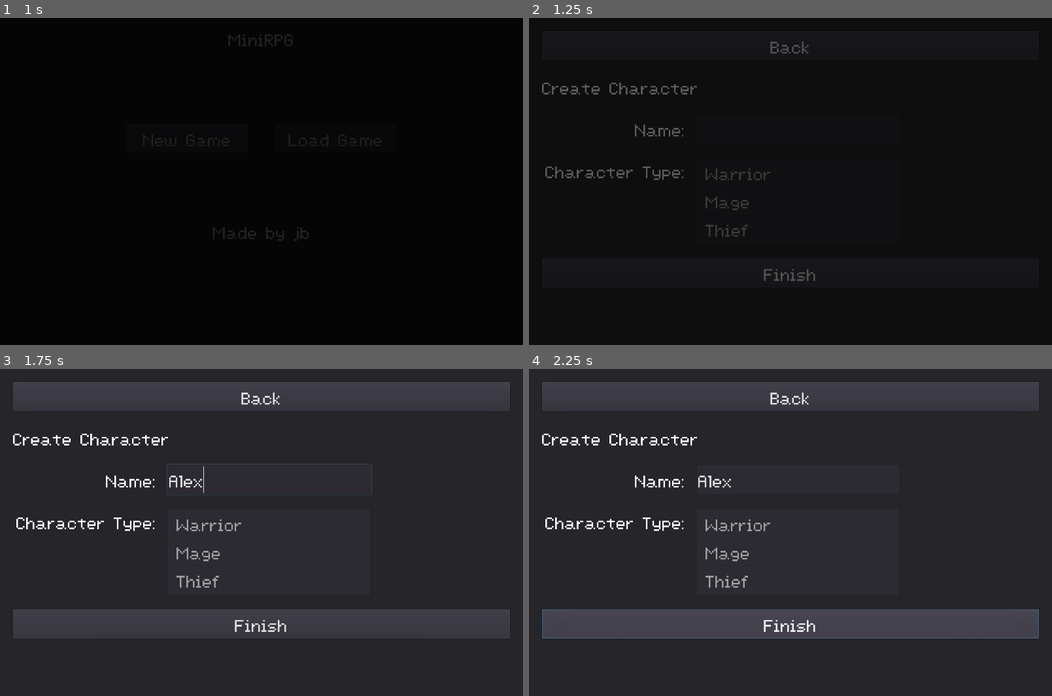
Above: before the commit, frames 1-4 (two rows, left to right).
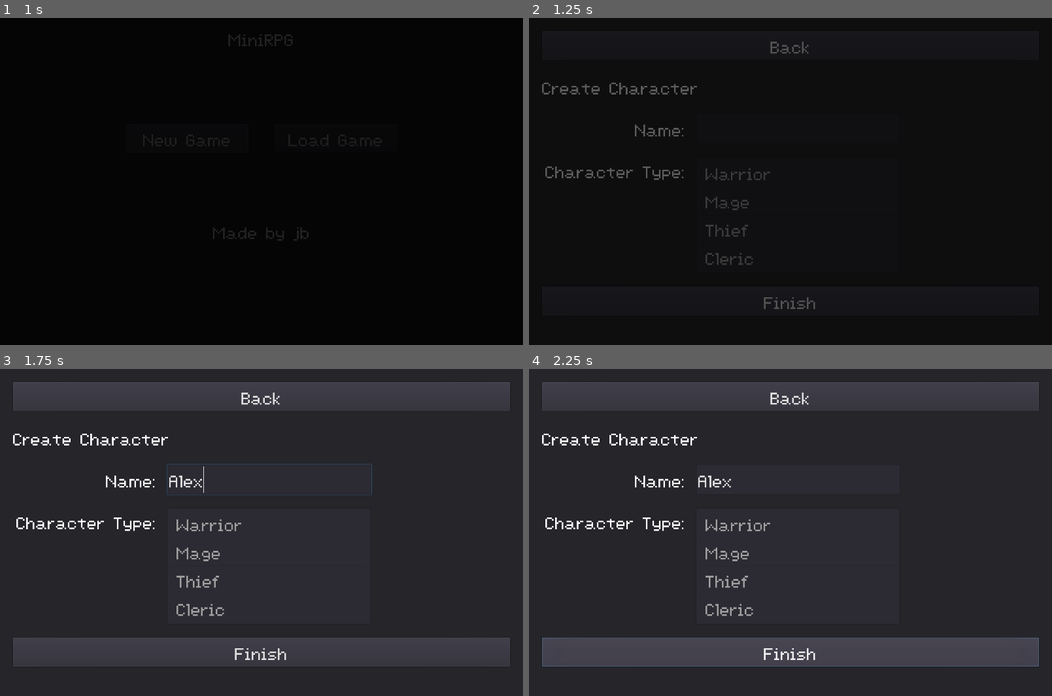
Above: after the commit, the same moments.

Repository: majormunky/MiniRPG
Game: Godot game, scene res://scenes/MainMenu.tscn
Same seed, same stepped clock (60 frames per second), same inputs: the game is played once before the commit and once after it.
Inputs (mouse positions are in pixels of both pictures, inside the frame that each line leads up to):
- Up to frame 1 (1 s): click "New Game" at 0.5 s
- Up to frame 2 (1.25 s): no input
- Up to frame 3 (1.75 s): click (266, 480) at 1.27 s; type "Alex" at 1.35 s
- Up to frame 4 (2.25 s): click "Finish" at 2 s

Frame 1 is identical in both runs. In frame 2, 0.4% of the frame differs, in the area x 33-55%, y 71-89%; in frame 3, 9.0%; in frame 4, 17%, in the area x 2-98%, y 71-91%.

Commit message:
Added a cleric character type

Diff:
--- a/scenes/CreatePlayer.gd
+++ b/scenes/CreatePlayer.gd
@@ -9,7 +9,8 @@
 var char_types = [
 	"Warrior",
 	"Mage",
-	"Thief"
+	"Thief",
+	"Cleric",
 ]
 
 
